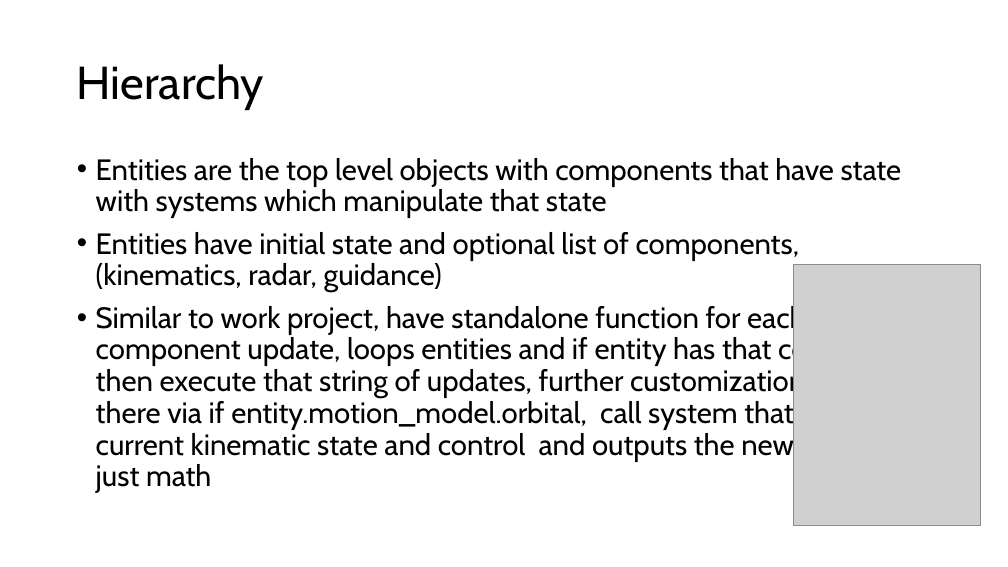
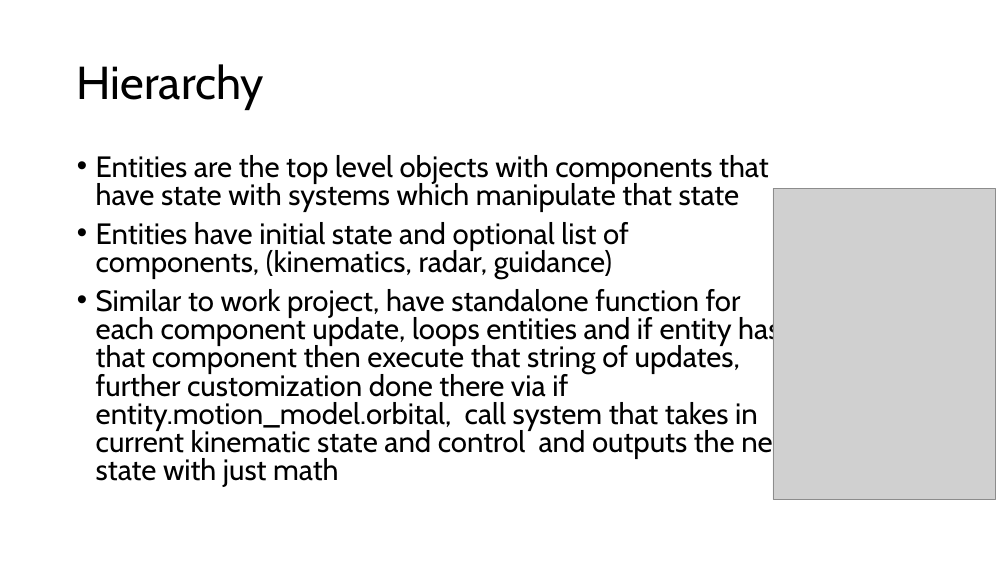
Before and after one commit to jeremyjestel/apogee, a slide deck: slide 5 of docs/Apogee_Progession.pptx. Drawn at 1008x567 pixels with LibreOffice and Linux fonts; fonts in the diff are those of the drawing; grey boxes stand for pictures. Boxes give left, top, right and bottom in pixels: in the first picture for what was removed or moved away, otherwise in the second. Text is boxed around its words. In the diff, an @@ line names an element or a change of style, - is before the commit and + after.

Commit message:
subsystems split up and motion system pretty much done, good baseline, gonna build out first stage system for all subsystems then create entities to match them for first new rerun run

```diff
--- a/docs/Apogee_Progession.pptx
+++ b/docs/Apogee_Progession.pptx
@@ text "Entities are the top level ..." at <box>96,155,794,487</box>: line spacing 0.9 to 0.8 @@
@@ picture: place and size @@
-picture at <box>794,265,981,526</box>
+picture at <box>773,188,995,500</box>
```
Also in this commit, not shown: 2 other slides changed, 2 slides added, 1 slide removed, 11 other files.
